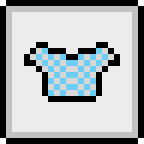
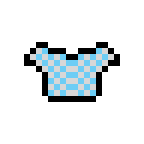
Two versions of the same layered image (144 × 144). Layer-by-layer changes:
hid "Layer 1" over [0,0,144,144]
